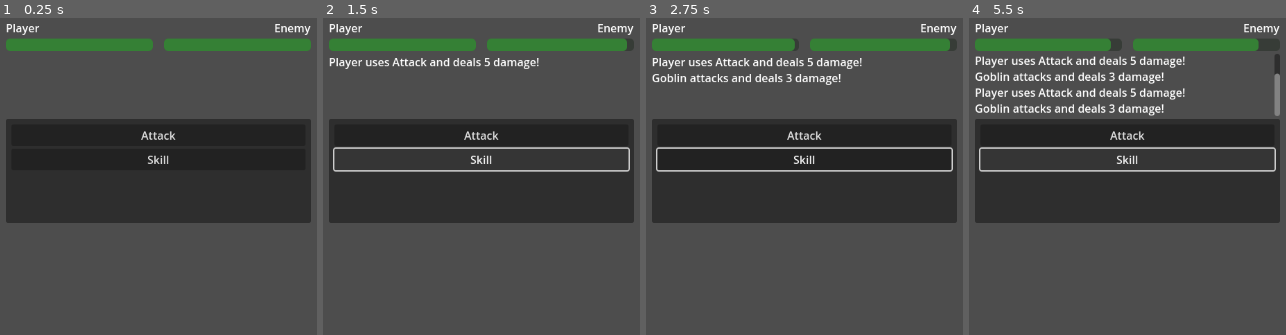
Above: before the commit, frames 1-4 (left to right).
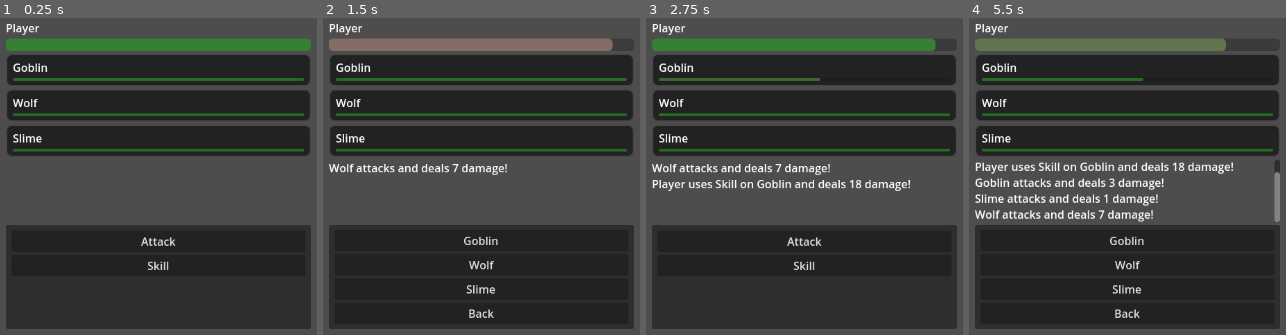
Above: after the commit, the same moments.

Repository: luizpanigassi/RPG_battle_test
Game: Godot game, scene res://scenes/battle/battle_scene.tscn
Two runs of this game, one before a commit and one after it. Both use one fixed random seed, a clock stepped at 60 frames per second and the inputs below.
Inputs (mouse positions are in pixels of both pictures, inside the frame that each line leads up to):
- Up to frame 1 (0.25 s): no input
- Up to frame 2 (1.5 s): click "Attack" at 0.5 s; click "Skill" at 1.25 s
- Up to frame 3 (2.75 s): click (804, 239) at 2 s, where only the run after the commit has a clickable "Goblin"
- Up to frame 4 (5.5 s): click "Attack" at 2.75 s; click "Skill" at 3.5 s; click "Attack" at 4.25 s; click "Skill" at 5 s

The runs differ from the first frame. In frame 1, 72% of the frame differs, in the area x 1-99%, y 1-99%; in frame 2, 73%; in frame 3, 73%; in frame 4, 73%.

Commit message:
[feat]: UI edits, highlights, multiple enemies possible

Diff:
--- a/scripts/combat/combat_manager.gd
+++ b/scripts/combat/combat_manager.gd
@@ -11,6 +11,7 @@
 var player_party: Array = []
 var enemies: Array = []
 var current_turn_index := 0
+var pending_action: Action = null
 
 func _ready():
 	print("Combat started!")
@@ -18,17 +19,22 @@
 	await get_tree().process_frame
 
 	ui.action_selected.connect(_on_action_selected)
+	ui.target_selected.connect(_on_target_selected)
+	ui.back_pressed.connect(_on_back_pressed)
 
 	ui.set_actions(player.actions)
-	ui.update_hp(player, enemy)
+	ui.update_hp(player, enemies)
 
 	start_combat()
 
 func start_combat():
 	player_party = [player]
-	enemies = [Goblin.new()]
+	enemies = [Goblin.new(), Wolf.new(), Slime.new()]
+
+	ui.setup_enemies(enemies)
 
 	turn_queue.clear()
+
 	for p in player_party:
 		turn_queue.append(p)
 	for e in enemies:
@@ -36,6 +42,9 @@
 
 	sort_turn_order()
 	current_turn_index = 0
+
+	ui.update_hp(player, enemies)
+
 	next_turn()
 
 func sort_turn_order():
@@ -63,10 +72,9 @@
 	if not waiting_for_input:
 		return
 	waiting_for_input = false
-	var damage = action.execute(player, enemy)
-	ui.log("Player uses " + action.name + " and deals " + str(damage) + " damage!")
-	ui.update_hp(player, enemy)
-	end_turn()
+	pending_action = action
+
+	ui.start_target_selection(enemies)
 
 func enemy_turn(enemy_entity):
 	print(enemy_entity.name + "'s turn!")
@@ -80,7 +88,22 @@
 
 	ui.log(enemy_entity.name + " attacks and deals " + str(damage) + " damage!")
 
-	ui.update_hp(player, enemy)
+	cleanup_dead()
+
+	ui.update_hp(player, enemies)
+	end_turn()
+
+func _on_target_selected(target):
+	var damage = pending_action.execute(player, target)
+
+	ui.log("Player uses " + pending_action.name + " on " + target.name + " and deals " + str(damage) + " damage!")
+	ui.update_hp(player, enemies)
+
+	pending_action = null
+
+	cleanup_dead()
+	ui.set_actions(player.actions)
+
 	end_turn()
 
 func end_turn():
@@ -102,8 +125,20 @@
 
 	return all_players_dead or all_enemies_dead
 
+func cleanup_dead():
+	for e in enemies.duplicate():
+		if e.hp <= 0:
+			enemies.erase(e)
+			turn_queue.erase(e)
+			ui.remove_enemy(e)
+
 func end_combat():
 	if player.hp <= 0:
 		print("Enemy wins!")
 	else:
 		print("Player wins!")
+
+func _on_back_pressed():
+	pending_action = null
+	waiting_for_input = true
+	ui.set_actions(player.actions)
--- a/ui/battle_ui.gd
+++ b/ui/battle_ui.gd
@@ -1,23 +1,29 @@
 extends Control
 
 signal action_selected(action)
+signal target_selected(target)
+signal back_pressed
 
 @onready var player_hp_bar: ProgressBar = $MainContainer/TopBar/PlayerContainer/PlayerHPBar
-@onready var enemy_hp_bar: ProgressBar = $MainContainer/TopBar/EnemyContainer/EnemyHPBar
 @onready var action_container: VBoxContainer = $MainContainer/ActionPanel/ActionContainer
 @onready var battle_log: RichTextLabel = $MainContainer/BattleLog
 @onready var player_name_label: Label = $MainContainer/TopBar/PlayerContainer/PlayerNameLabel
-@onready var enemy_name_label: Label = $MainContainer/TopBar/EnemyContainer/EnemyNameLabel
+@onready var enemy_container: VBoxContainer = $MainContainer/EnemyContainer
 
 var player_low_hp_tween: Tween
 var enemy_low_hp_tween: Tween
 var last_player_hp := -1
 var last_enemy_hp := -1
+var enemy_panels = {}
+var highlighted_enemy = null
 
 func _ready():
 	pass
 
 func set_actions(actions: Array[Action]):
+	for panel in enemy_panels.values():
+		panel.set_highlight(false)
+
 	for child in action_container.get_children():
 		child.queue_free()
 
@@ -27,25 +33,90 @@
 		action_container.add_child(button)
 		button.pressed.connect(_on_action_button_pressed.bind(action))
 
+func start_target_selection(enemies: Array):
+	for child in action_container.get_children():
+		child.queue_free()
+
+	clear_enemy_highlight()
+
+	for enemy in enemies:
+		if enemy.hp <= 0:
+			continue
+
+		var button := Button.new()
+		button.text = enemy.name
+		action_container.add_child(button)
+		button.mouse_entered.connect(_on_target_button_mouse_entered.bind(enemy))
+		button.mouse_exited.connect(_on_target_button_mouse_exited.bind(enemy))
+		button.pressed.connect(_on_target_button_pressed.bind(enemy))
+
+	var back_button := Button.new()
+	back_button.text = "Back"
+	action_container.add_child(back_button)
+	back_button.pressed.connect(_on_back_button_pressed)
+
+	back_button.mouse_entered.connect(clear_enemy_highlight)
+	back_button.mouse_exited.connect(clear_enemy_highlight)
+
+func _on_target_button_mouse_entered(enemy):
+	highlight_enemy(enemy)
+
+func _on_target_button_mouse_exited(enemy):
+	if highlighted_enemy == enemy:
+		clear_enemy_highlight()
+
+func highlight_enemy(enemy):
+	if highlighted_enemy == enemy:
+		return
+
+	clear_enemy_highlight()
+
+	if enemy_panels.has(enemy):
+		enemy_panels[enemy].set_highlight(true)
+		highlighted_enemy = enemy
+
+func clear_enemy_highlight():
+	if highlighted_enemy != null and enemy_panels.has(highlighted_enemy):
+		enemy_panels[highlighted_enemy].set_highlight(false)
+	highlighted_enemy = null
+
 func _on_action_button_pressed(action: Action):
 	print("Selected action:", action.name)
 	emit_signal("action_selected", action)
 
-func update_hp(player, enemy):
+func _on_target_button_pressed(enemy):
+	clear_enemy_highlight()
+
+	emit_signal("target_selected", enemy)
+
+func _on_back_button_pressed():
+	clear_enemy_highlight()
+
+	emit_signal("back_pressed")
+
+func setup_enemies(enemies: Array):
+	for child in enemy_container.get_children():
+		child.queue_free()
+
+	enemy_panels.clear()
+
+	var panel_scene = preload("res://ui/enemy_panel.tscn")
+
+	for e in enemies:
+		var panel = panel_scene.instantiate()
+		enemy_container.add_child(panel)
+		panel.setup(e)
+		enemy_panels[e] = panel
+
+func update_hp(player, enemies):
 	player_hp_bar.max_value = player.max_hp
-	enemy_hp_bar.max_value = enemy.max_hp
 	player_name_label.text = player.name
-	enemy_name_label.text = enemy.name
 
 	var player_ratio := float(player.hp) / float(player.max_hp)
-	var enemy_ratio := float(enemy.hp) / float(enemy.max_hp)
 
 	if last_player_hp != player.hp:
 		animate_bar(player_hp_bar, player.hp, player.max_hp)
 		last_player_hp = player.hp
-	if last_enemy_hp != enemy.hp:
-		animate_bar(enemy_hp_bar, enemy.hp, enemy.max_hp)
-		last_enemy_hp = enemy.hp
 
 	if player_ratio <= 0.2:
 		if player_low_hp_tween == null:
@@ -53,11 +124,9 @@
 	else:
 		stop_low_hp_pulse(player_hp_bar, "player", player.hp, player.max_hp)
 
-	if enemy_ratio <= 0.2:
-		if enemy_low_hp_tween == null:
-			start_low_hp_pulse(enemy_hp_bar, "enemy")
-	else:
-		stop_low_hp_pulse(enemy_hp_bar, "enemy", enemy.hp, enemy.max_hp)
+	for e in enemies:
+		if enemy_panels.has(e):
+			enemy_panels[e].update_hp()
 
 func animate_bar(bar: ProgressBar, target_value: int, max_hp: int):
 	var tween = create_tween()
@@ -109,8 +178,7 @@
 	bar.modulate = get_hp_color(current_hp, max_hp)
 
 func is_low_hp_active(bar: ProgressBar) -> bool:
-	return(bar == player_hp_bar and player_low_hp_tween != null) \
-	or (bar == enemy_hp_bar and enemy_low_hp_tween != null)
+	return(bar == player_hp_bar and player_low_hp_tween != null)
 
 func update_turn_order(queue: Array, current_index: int):
 	var text = "Turn order:\n"
@@ -122,3 +190,14 @@
 
 	battle_log.clear()
 	battle_log.append_text(text)
+
+func remove_enemy(enemy):
+	if enemy_panels.has(enemy):
+		var panel = enemy_panels[enemy]
+		var tween = create_tween()
+
+		tween.tween_property(panel, "modulate:a", 0.0, 1.5)
+		await tween.finished
+
+		panel.queue_free()
+		enemy_panels.erase(enemy)
--- a/ui/battle_ui.tscn
+++ b/ui/battle_ui.tscn
@@ -33,20 +33,8 @@
 value = 100.0
 show_percentage = false
 
-[node name="EnemyContainer" type="VBoxContainer" parent="MainContainer/TopBar"]
+[node name="EnemyContainer" type="VBoxContainer" parent="MainContainer"]
 layout_mode = 2
-size_flags_horizontal = 3
-
-[node name="EnemyNameLabel" type="Label" parent="MainContainer/TopBar/EnemyContainer"]
-layout_mode = 2
-horizontal_alignment = 2
-
-[node name="EnemyHPBar" type="ProgressBar" parent="MainContainer/TopBar/EnemyContainer"]
-custom_minimum_size = Vector2(180, 18)
-layout_mode = 2
-size_flags_horizontal = 3
-value = 100.0
-show_percentage = false
 
 [node name="BattleLog" type="RichTextLabel" parent="MainContainer"]
 custom_minimum_size = Vector2(0, 90)
--- /dev/null
+++ b/ui/enemy_panel.gd
@@ -0,0 +1,92 @@
+extends PanelContainer
+
+@onready var name_label: Label = $Content/EnemyNameLabel
+@onready var hp_bar: ProgressBar = $Content/EnemyHPBar
+
+var entity
+var last_hp = -1
+var low_hp_tween: Tween = null
+var highlight_tween: Tween = null
+
+func setup(e):
+	entity = e
+	if not is_node_ready():
+		await ready
+
+	if name_label:
+		name_label.text = str(e.name)
+	if hp_bar:
+		hp_bar.max_value = e.max_hp
+		hp_bar.value = e.hp
+		last_hp = e.hp
+
+func update_hp():
+	if entity == null:
+		return
+
+	var ratio := float(entity.hp) / float(entity.max_hp)
+
+	if last_hp != entity.hp:
+		animate_bar(entity.hp, entity.max_hp)
+		last_hp = entity.hp
+
+	if ratio <= 0.2:
+		if low_hp_tween == null:
+			start_low_hp_pulse()
+	else:
+		stop_low_hp_pulse()
+
+func animate_bar(target_value: int, max_hp: int):
+	var tween = create_tween()
+
+	tween.tween_property(hp_bar, "value", target_value, 0.4)
+	tween.tween_property(hp_bar, "modulate", Color(1,0.7,0.7), 0.1)
+	tween.tween_property(hp_bar, "modulate", Color(1,1,1), 0.1)
+
+	if low_hp_tween == null:
+		var new_color = get_hp_color(target_value, max_hp)
+		tween.parallel().tween_property(hp_bar, "modulate", new_color, 0.25)
+
+func get_hp_color(current_hp:int, max_hp: int) -> Color:
+	var ratio := float(current_hp) / float(max_hp)
+
+	if ratio > 0.5:
+		return Color(0.2,0.9,0.2)
+
+	if ratio > 0.2:
+		return Color(0.9,0.8,0.2)
+
+	return Color(0.9,0.2,0.2)
+
+func start_low_hp_pulse():
+	low_hp_tween = create_tween()
+	low_hp_tween.set_loops()
+
+	low_hp_tween.tween_property(hp_bar, "modulate", Color(1,0.4,0.4), 0.4)
+	low_hp_tween.tween_property(hp_bar, "modulate", Color(0.9,0.2,0.2), 0.4)
+
+func stop_low_hp_pulse():
+	if low_hp_tween:
+		low_hp_tween.kill()
+
+	low_hp_tween = null
+
+	hp_bar.modulate = get_hp_color(entity.hp, entity.max_hp)
+
+func set_highlight(enabled: bool):
+	if enabled:
+		if highlight_tween:
+			highlight_tween.kill()
+
+		highlight_tween = create_tween()
+		highlight_tween.set_loops()
+
+		highlight_tween.tween_property(self, "modulate", Color(1.3, 1.2, 0.6), 0.45)
+		highlight_tween.tween_property(self, "modulate", Color(1.0, 1.0, 1.0), 0.45)
+
+	else:
+		if highlight_tween:
+			highlight_tween.kill()
+			highlight_tween = null
+
+		modulate = Color(1,1,1)
--- /dev/null
+++ b/ui/enemy_panel.tscn
@@ -0,0 +1,34 @@
+[gd_scene load_steps=3 format=3 uid="uid://dqcjirflopbp0"]
+
+[ext_resource type="Script" uid="uid://i8cu32t8yxbo" path="res://ui/enemy_panel.gd" id="1_1im8l"]
+
+[sub_resource type="StyleBoxFlat" id="StyleBoxFlat_panel"]
+content_margin_left = 10.0
+content_margin_top = 8.0
+content_margin_right = 10.0
+content_margin_bottom = 8.0
+bg_color = Color(0.12, 0.12, 0.12, 0.92)
+border_width_left = 2
+border_width_top = 2
+border_width_right = 2
+border_width_bottom = 2
+border_color = Color(0.28, 0.28, 0.28, 1)
+corner_radius_top_left = 8
+corner_radius_top_right = 8
+corner_radius_bottom_right = 8
+corner_radius_bottom_left = 8
+
+[node name="EnemyPanel" type="PanelContainer"]
+theme_override_styles/panel = SubResource("StyleBoxFlat_panel")
+script = ExtResource("1_1im8l")
+
+[node name="Content" type="VBoxContainer" parent="."]
+layout_mode = 2
+theme_override_constants/separation = 4
+
+[node name="EnemyNameLabel" type="Label" parent="Content"]
+layout_mode = 2
+
+[node name="EnemyHPBar" type="ProgressBar" parent="Content"]
+layout_mode = 2
+show_percentage = false
Not shown, added: ui/enemy_panel.gd.uid
